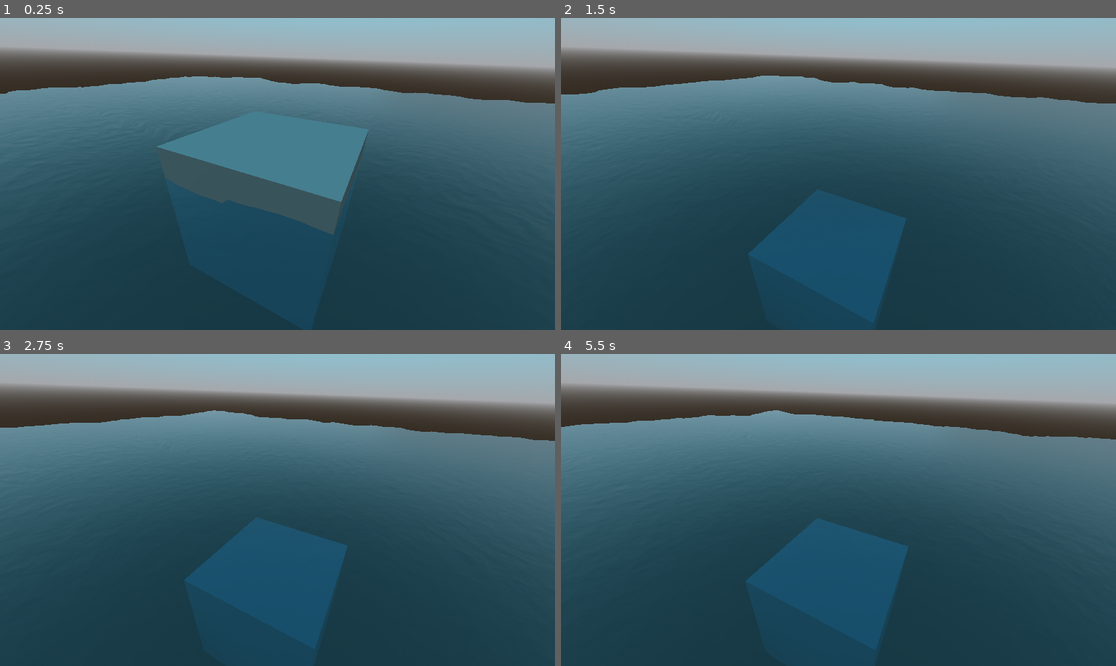
Above: before the commit, frames 1-4 (two rows, left to right).
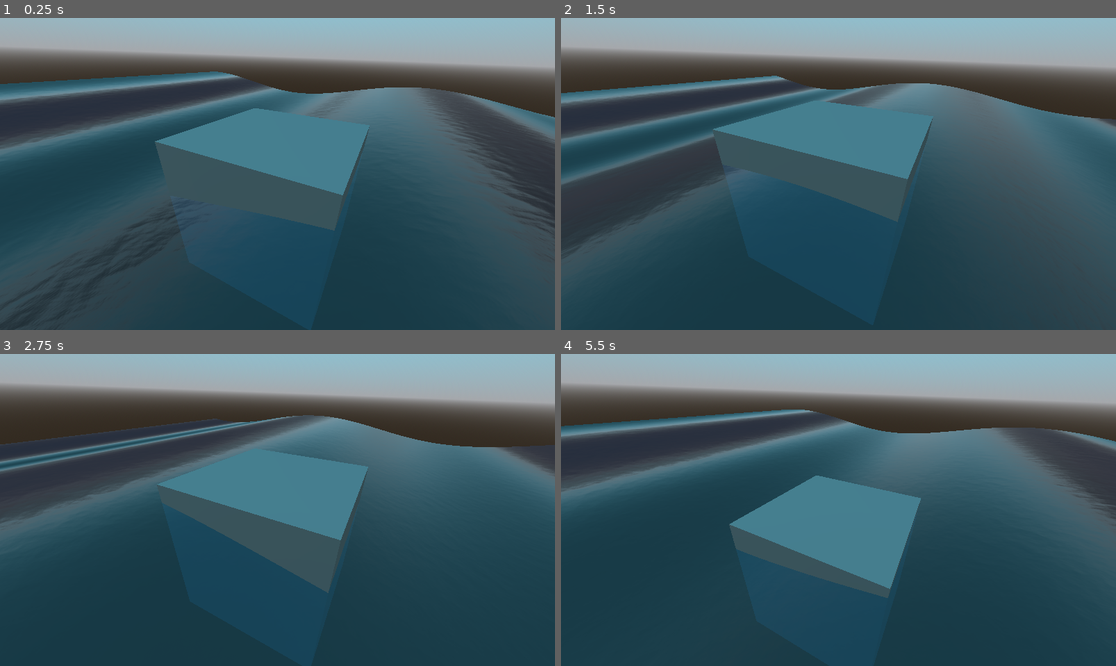
Above: after the commit, the same moments.

Repository: MartinDelille/nautilus
Game: Godot game, scene res://map.tscn
Two runs of this game, one before a commit and one after it. Both use one fixed random seed, a clock stepped at 60 frames per second and the inputs below. The project has no main scene, so this scene is started directly.
Inputs:
- Up to frame 1 (0.25 s): no input
- Up to frame 2 (1.5 s): no input
- Up to frame 3 (2.75 s): no input
- Up to frame 4 (5.5 s): no input

The runs differ from the first frame. In frame 1, 17% of the frame differs, in the area x 0-100%, y 17-96%; in frame 2, 19%; in frame 3, 20%, in the area x 0-100%, y 18-77%; in frame 4, 20%.

Commit message:
Add wave to the water

Diff:
--- a/Water.gdshader
+++ b/Water.gdshader
@@ -16,6 +16,11 @@
 uniform vec4 color_shallow : source_color;
 uniform float beers_law = 2.0;
 uniform float depth_offset = -0.75;
+uniform float wave_time = 0.0;
+uniform float wave_amplitude : hint_range(0.0, 1.0) = 0.2;
+uniform float wave_frequency : hint_range(0.0, 10.0) = 1.0;
+uniform float wave_speed : hint_range(0.0, 10.0) = 1.0;
+uniform float wave_angle = 0.0;
 
 uniform sampler2D DEPTH_TEXTURE : hint_depth_texture, filter_linear_mipmap;
 uniform sampler2D SCREEN_TEXTURE : hint_screen_texture, filter_linear_mipmap;
@@ -30,7 +35,20 @@
 void vertex() {
 	world_pos =  (MODEL_MATRIX * vec4(VERTEX, 1.0)).xyz;
 	height = texture(wave, world_pos.xz / noise_scale + TIME * time_scale).r;
-	VERTEX.y = height * height_scale;
+	height = 4. * cos(TIME*1. + world_pos.x);
+	VERTEX.y += height * height_scale;
+
+	vec2 wave_direction3 = vec2(cos(wave_angle), sin(wave_angle));
+	vec2 pos = VERTEX.xz * wave_direction3;
+	VERTEX.y = sin(dot(pos, wave_direction3) * wave_frequency + wave_time * wave_speed) * wave_amplitude;
+
+	// Compute partial derivatives
+	float dx = wave_amplitude * wave_frequency * cos(dot(pos, wave_direction) * wave_frequency + wave_time * wave_speed) * wave_direction.x;
+	float dz = wave_amplitude * wave_frequency * cos(dot(pos, wave_direction) * wave_frequency + wave_time * wave_speed) * wave_direction.y;
+
+	// Compute the normal
+	vec3 normal = normalize(vec3(-dx, 1.0, -dz));
+	NORMAL = normal;
 }
 
 void fragment() {
--- a/cube.gd
+++ b/cube.gd
@@ -4,23 +4,16 @@
 @export var water_drag := 0.05
 @export var water_angular_drag := 0.05
 @onready var gravity: float = ProjectSettings.get_setting("physics/3d/default_gravity")
+@onready var water = get_node('/root/Map/WaterPlane')
 
-const water_height:= 0.0
+var submerged = false
 
-var submerged=false
-
-func _ready() -> void:
-	pass # Replace with function body.
-
-func _process(delta: float) -> void:
-	pass
-
-func _physics_process(delta: float) -> void:
-	submerged=false
-	var depth = water_height - global_position.y
+func _physics_process(_delta: float) -> void:
+	submerged = false
+	var depth = water.get_height(global_position) - global_position.y
 	if depth > 0:
-		apply_central_force(Vector3.UP*floating_force*gravity*depth)
-		submerged=true
+		apply_central_force(Vector3.UP * floating_force * gravity * depth)
+		submerged = true
 
 func _integrate_forces(state: PhysicsDirectBodyState3D) -> void:
 	if submerged:
--- a/map.tscn
+++ b/map.tscn
@@ -32,6 +32,7 @@
 
 [node name="Cube" type="RigidBody3D" parent="."]
 script = ExtResource("2_6pdkk")
+floating_force = 3.0
 
 [node name="MeshInstance3D" type="MeshInstance3D" parent="Cube"]
 mesh = SubResource("BoxMesh_5thri")
--- /dev/null
+++ b/water_plane.gd
@@ -0,0 +1,18 @@
+extends MeshInstance3D
+
+var time: float
+@onready var material = get_surface_override_material(0)
+@onready var wave_angle = material.get_shader_parameter("wave_angle")
+@onready var wave_frequency = material.get_shader_parameter("wave_frequency")
+@onready var wave_amplitude = material.get_shader_parameter("wave_amplitude")
+@onready var wave_speed = material.get_shader_parameter("wave_speed")
+@onready var height_scale = material.get_shader_parameter("height_scale")
+
+func _process(delta: float) -> void:
+	time += delta
+	material.set_shader_parameter("wave_time", time)
+
+func get_height(world_position: Vector3) -> float:
+	var wave_direction = Vector2(cos(wave_angle), sin(wave_angle))
+	var pos = Vector2(world_position.x, world_position.z) * wave_direction
+	return sin(pos.dot(wave_direction) * wave_frequency + time * wave_speed) * wave_amplitude
--- a/water_plane.tscn
+++ b/water_plane.tscn
@@ -1,7 +1,8 @@
-[gd_scene load_steps=7 format=3 uid="uid://5q2puw6ju4rm"]
+[gd_scene load_steps=8 format=3 uid="uid://5q2puw6ju4rm"]
 
 [ext_resource type="Shader" path="res://Water.gdshader" id="1_eglkr"]
 [ext_resource type="Texture2D" uid="uid://dd3w5t3unfab5" path="res://water_noise_texture_2d.tres" id="2_2hg1f"]
+[ext_resource type="Script" path="res://water_plane.gd" id="3_5imwr"]
 
 [sub_resource type="QuadMesh" id="QuadMesh_xrj4y"]
 size = Vector2(10, 10)
@@ -30,6 +31,11 @@
 shader_parameter/color_shallow = Color(0, 0.552941, 0.65098, 1)
 shader_parameter/beers_law = 2.0
 shader_parameter/depth_offset = -0.75
+shader_parameter/wave_time = 0.0
+shader_parameter/wave_amplitude = 0.2
+shader_parameter/wave_frequency = 1.0
+shader_parameter/wave_speed = 1.0
+shader_parameter/wave_angle = 0.0
 shader_parameter/wave = SubResource("NoiseTexture2D_uhi6a")
 shader_parameter/texture_normal = ExtResource("2_2hg1f")
 shader_parameter/texture_normal2 = ExtResource("2_2hg1f")
@@ -38,3 +44,4 @@
 cast_shadow = 0
 mesh = SubResource("QuadMesh_xrj4y")
 surface_material_override/0 = SubResource("ShaderMaterial_360tl")
+script = ExtResource("3_5imwr")
